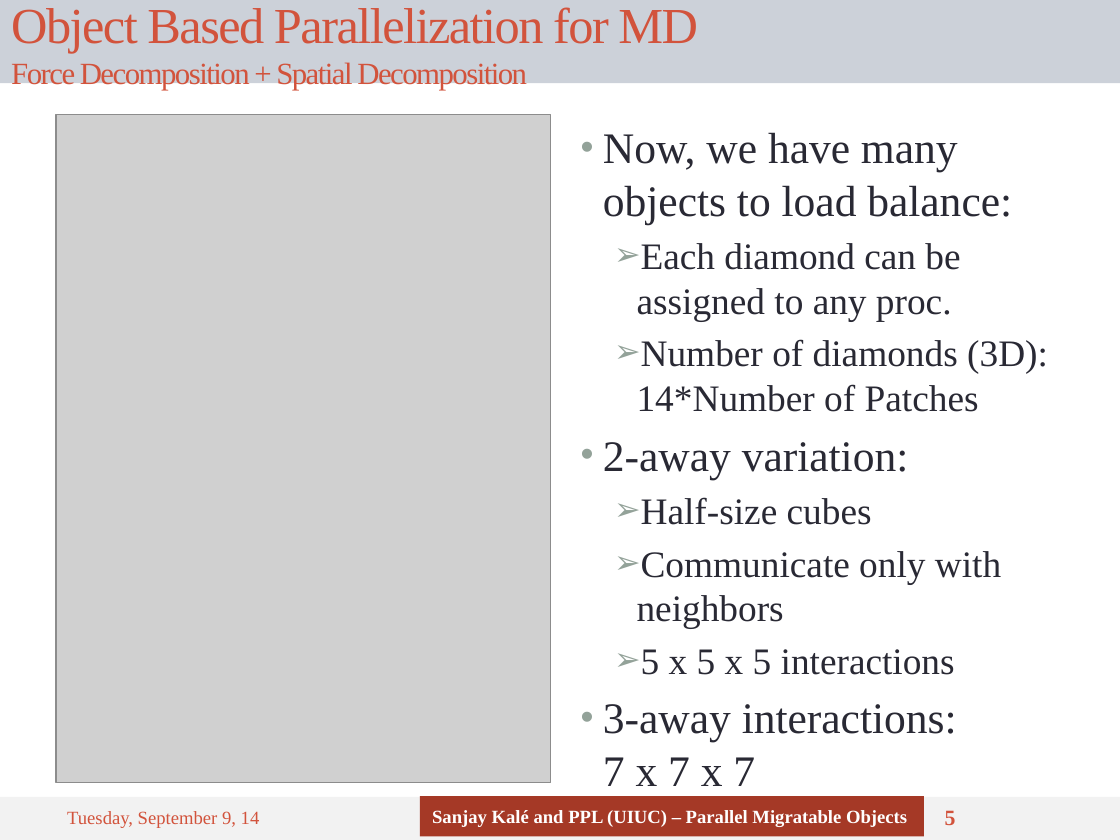
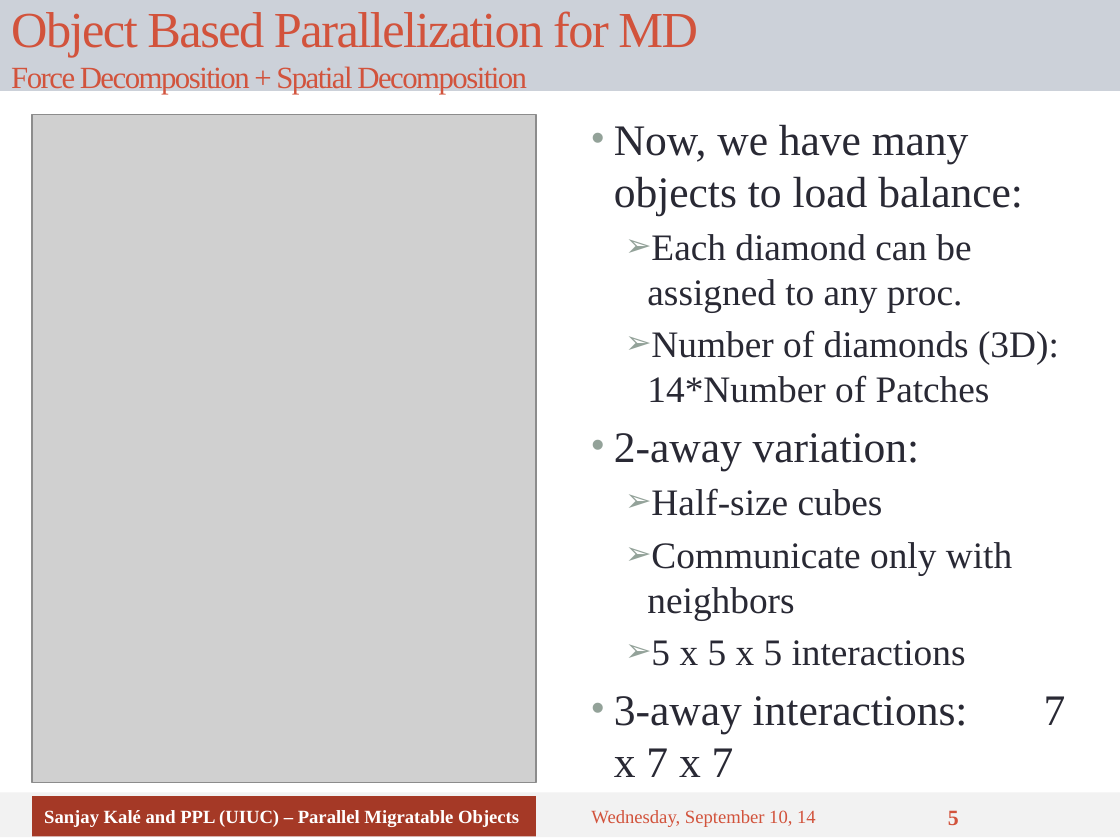
Before and after one commit to UIUC-PPL/charm_tutorial, a slide deck: slide 5 of tutorial-08-app_design.pptx. Drawn at 1120x840 pixels with LibreOffice and Linux fonts; fonts in the diff are those of the drawing; grey boxes stand for pictures. Boxes give left, top, right and bottom in pixels: in the first picture for what was removed or moved away, otherwise in the second. Text is boxed around its words. In the diff, an @@ line names an element or a change of style, - is before the commit and + after.

```diff
--- a/tutorial-08-app_design.pptx
+++ b/tutorial-08-app_design.pptx
@@ title "Object Based Parallelization for MD ...": place and size @@
-title "Object Based Parallelization for MD ..." at (0,0,1120,83)
+title "Object Based Parallelization for MD ..." at (0,0,1120,91)
@@ picture: place and size @@
-picture at (56,114,551,783)
+picture at (32,114,536,783)
@@ text "Now, we have many objects ...": place and size @@
-text "Now, we have many objects ..." at (603,132,1048,786)
+text "Now, we have many objects ..." at (614,124,1059,777)
@@ text "Now, we have many objects ..." at (614,124,1059,777): vertical alignment top to middle @@
@@ rectangle: place and size @@
-rectangle at (0,797,1120,840)
+rectangle at (0,793,1120,838)
@@ rectangle "Sanjay Kalé and PPL (UIUC) ...": place and size @@
-rectangle "Sanjay Kalé and PPL (UIUC) ..." at (420,796,924,837)
+rectangle "Sanjay Kalé and PPL (UIUC) ..." at (32,796,536,837)
@@ text at (591,810,816,827): text changed @@
-Tuesday, September 9, 14
+Wednesday, September 10, 14
```
Also in this commit, not shown: 12 other slides changed.
